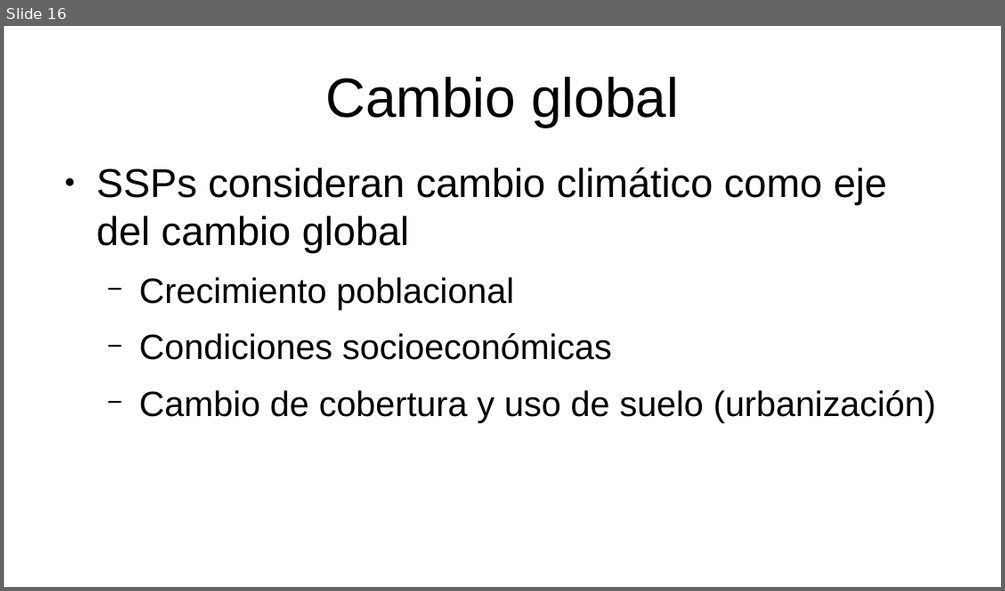
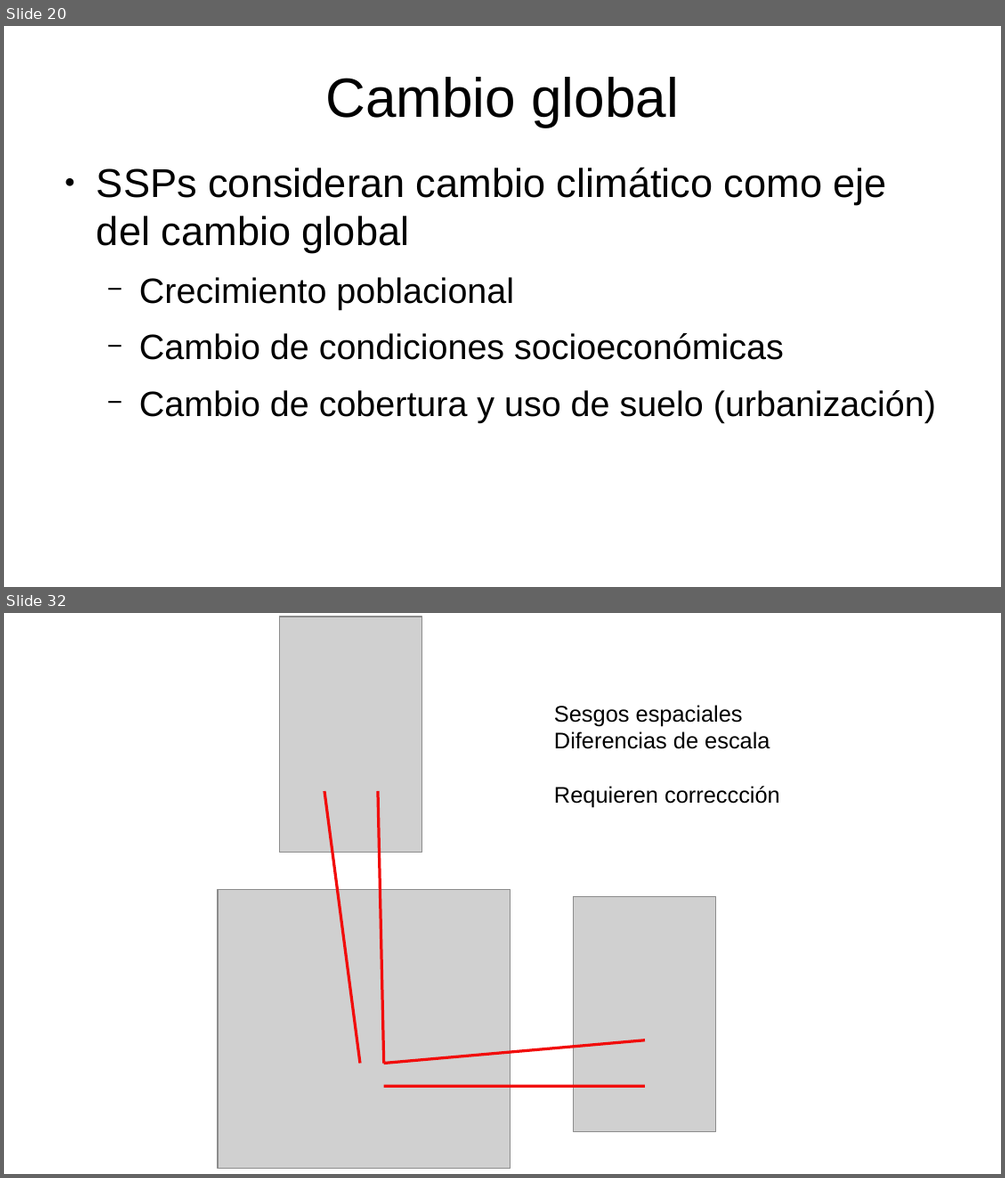
Before and after one commit to gerardommc/Ecologia-Teorica-II, a slide deck: Cambio-climatico/Escenarios.odp. Shown one above the other, each under a label of ours: slide 16 before the commit, slides 20 and 32 after it; the slides between them are not shown. The pictures are 1005x591 and 1005x1178 pixels, drawn with LibreOffice and Linux fonts; fonts in the diff are those of the drawing; grey boxes stand for pictures. Boxes give left, top, right and bottom in pixels: in the first picture for what was removed or moved away, otherwise in the second. Text is boxed around its words. In the diff, an @@ line names an element or a change of style, - is before the commit and + after.

```diff
--- a/Cambio-climatico/Escenarios.odp
+++ b/Cambio-climatico/Escenarios.odp
@@ slide 32 added at [4, 613, 1001, 1174], background #FFFFFF @@
@@ picture added at [279, 617, 421, 852] @@
@@ text added at [554, 705, 780, 808], 18 pt, text #000000 @@
+Sesgos espaciales
+Diferencias de escala
+Requieren correccción
@@ line added from (360, 1063) to (324, 791), #F10D0C 2.3 pt @@
@@ line added from (384, 1063) to (378, 791), #F10D0C 2.3 pt @@
@@ picture added at [218, 890, 510, 1169] @@
@@ picture added at [574, 896, 716, 1131] @@
@@ line added from (384, 1063) to (646, 1040), #F10D0C 2.3 pt @@
@@ line added from (384, 1086) to (646, 1086), #F10D0C 2.3 pt @@
@@ what was slide 16 is now slide 20 @@
@@ slide 20 changed as well @@
@@ text at [139, 333, 784, 360]: text changed @@
-  − Condiciones socioeconómicas
+  − Cambio de condiciones socioeconómicas
```
Also in this commit, not shown: 5 other slides changed, 19 other slides added, 1 slide removed, 23 other files.
